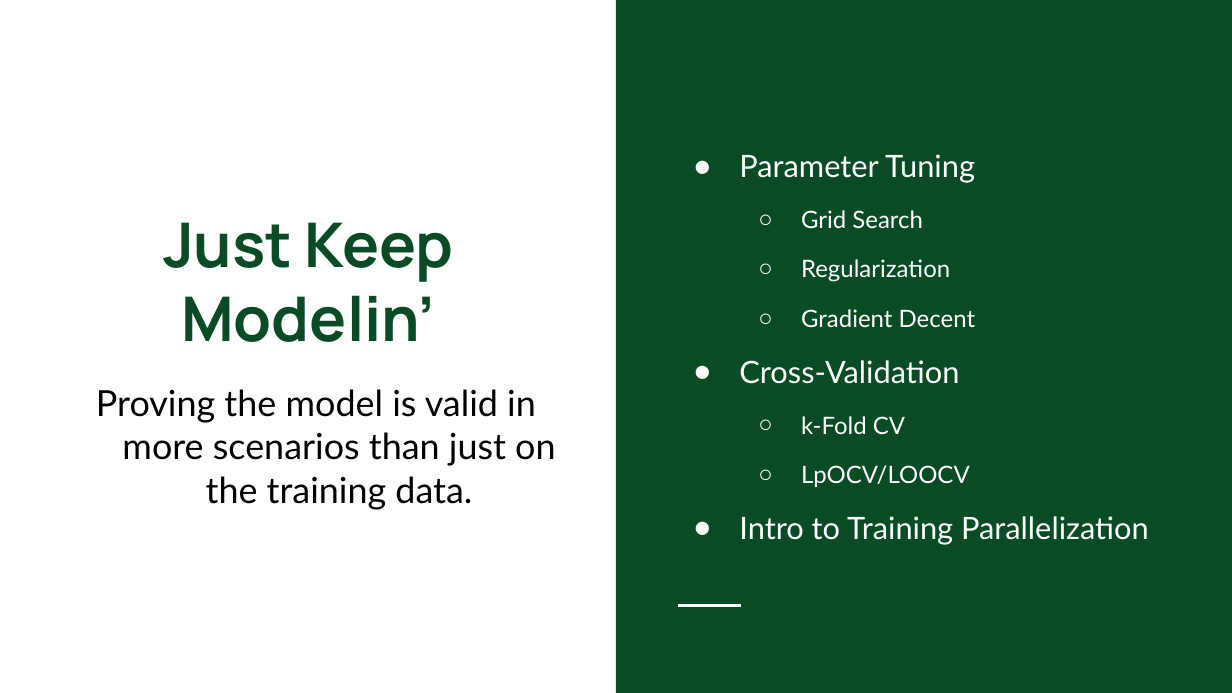
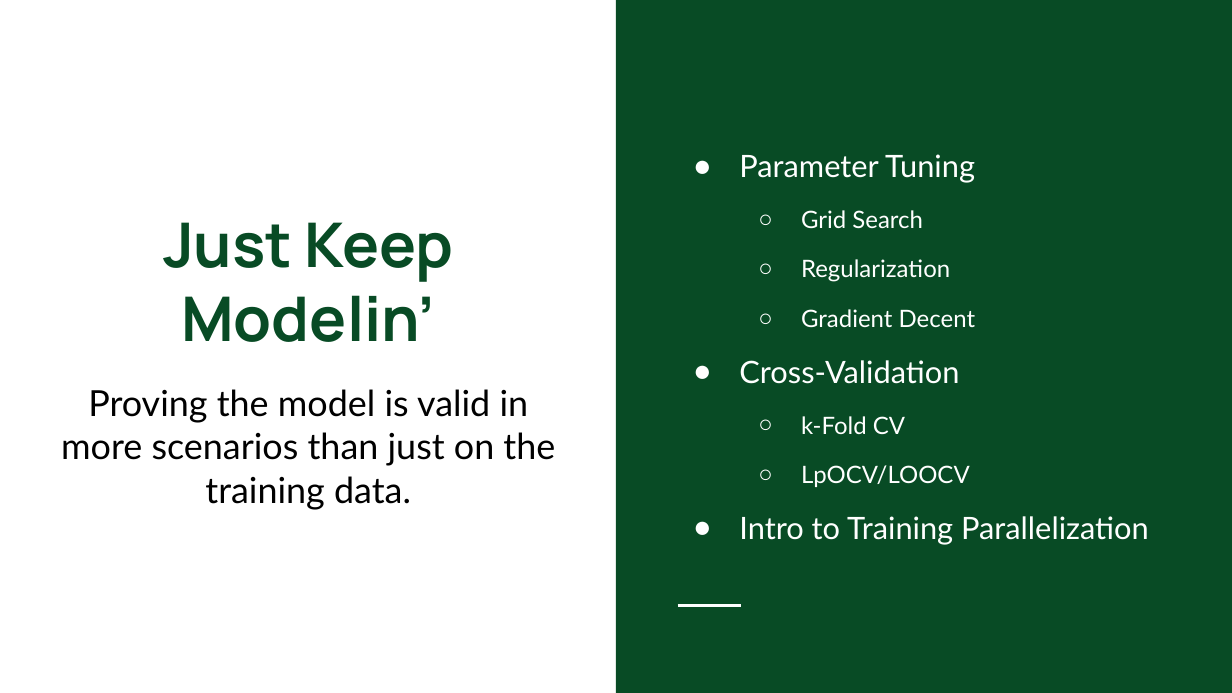
Before and after one commit to colbyford/DSBA6190-CloudComputing, a slide deck: slide 25 of 3 - Machine Learning/MachineLearning.pptx. Drawn at 1232x693 pixels with LibreOffice and Linux fonts; fonts in the diff are those of the drawing. Boxes give left, top, right and bottom in pixels: in the first picture for what was removed or moved away, otherwise in the second. Text is boxed around its words. In the diff, an @@ line names an element or a change of style, - is before the commit and + after.

```diff
--- a/3 - Machine Learning/MachineLearning.pptx
+++ b/3 - Machine Learning/MachineLearning.pptx
@@ subtitle "Proving the model is valid ..." at bbox=[61, 389, 555, 510]: indent changed @@
```
Also in this commit, not shown: 4 slides added.
